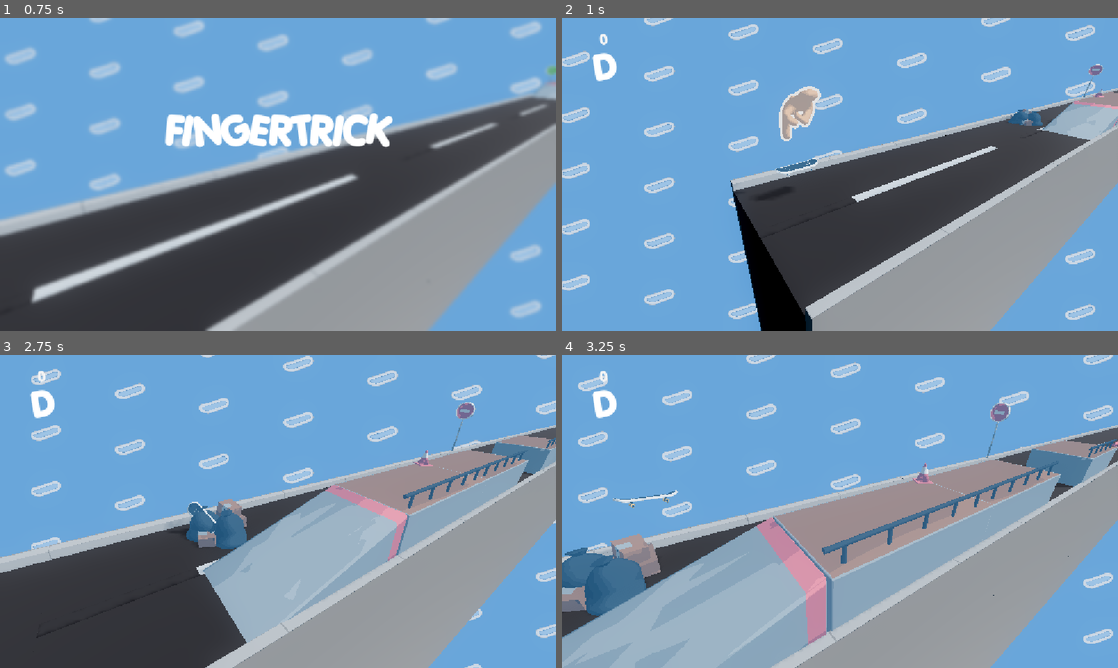
Above: before the commit, frames 1-4 (two rows, left to right).
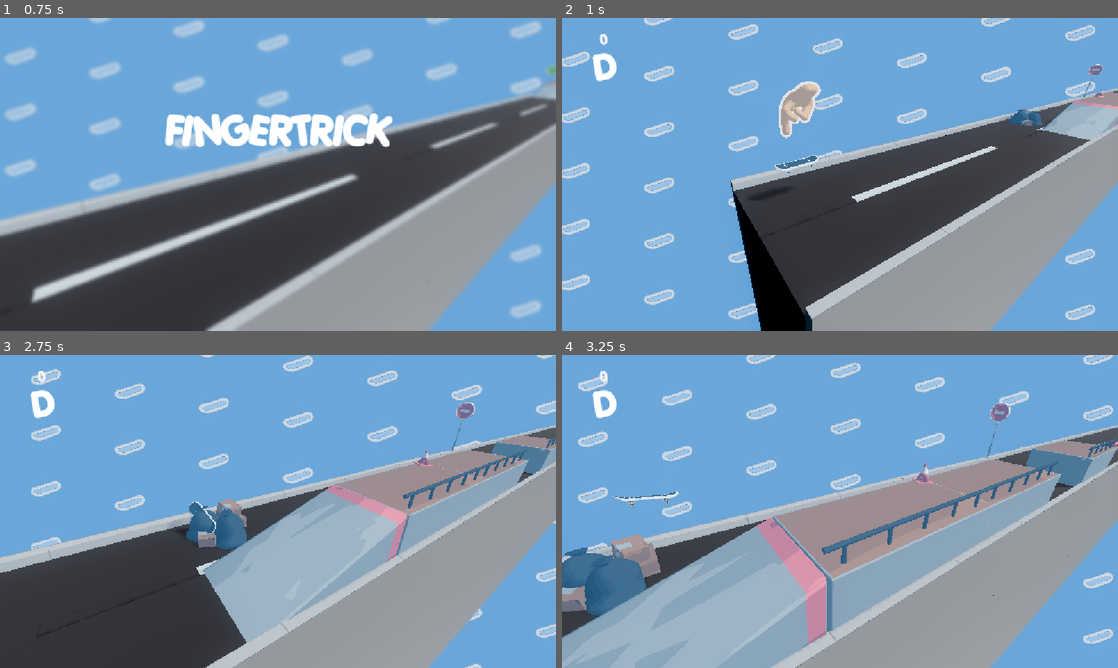
Above: after the commit, the same moments.

Repository: SlyZ1/ludum60
Game: Godot game, scene res://scenes/title.tscn
Same seed, same stepped clock (60 frames per second), same inputs: the game is played once before the commit and once after it. The engine's default icon, where the game draws it, is replaced by a stand-in: a white triangle on a blue panel in a dark square.
Inputs:
- Up to frame 1 (0.75 s): hold F (F) from 0.53 s (still down)
- Up to frame 2 (1 s): keep holding F (F); tap H (H) at 0.8 s
- Up to frame 3 (2.75 s): release F (F) at 1.28 s; tap H (H) at 1.35, 2.3 s; tap F (F) at 1.55 s; hold N (B) from 2.03 s (still down)
- Up to frame 4 (3.25 s): release N (B) at 2.78 s; tap F (F) at 2.85 s

Frame 1 is identical in both runs. In frame 2, 0.8% of the frame differs, in the area x 38-47%, y 20-51%; in frame 3, less than 0.1%; in frame 4, 0.1%.

Commit message:
Fixed input lag

Diff:
--- a/combo_graph.json
+++ b/combo_graph.json
@@ -5,13 +5,13 @@
 			"name" : "catch",
 			"input" : "FHybrv",
 			"duration" : 0.9,
-			"next" : ["kickflip_gauche", "kickflip_droite", "backflip", "helicopter"]
+			"next" : ["kickflip_gauche", "kickflip_droite", "backflip"]
 		},
 		{
 			"name" : "instable_saut",
 			"input" : "fhybrv",
 			"duration" : 0.9,
-			"next" : ["kickflip_gauche", "kickflip_droite", "backflip", "helicopter"]
+			"next" : ["kickflip_gauche", "kickflip_droite", "backflip"]
 		},
 		{
 			"name" : "tourne_gauche",
--- a/scenes/skate_prototype.tscn
+++ b/scenes/skate_prototype.tscn
@@ -46,19 +46,19 @@
 [sub_resource type="Resource" id="Resource_xffk5"]
 script = ExtResource("4_vfgxo")
 steps = Array[String](["kickflip_gauche", "mini_devant", "fake_kickflip_1", "mini_derriere", "fake_kickflip_2"])
-reward = 400
+reward = 595
 metadata/_custom_type_script = "uid://jkpmkae3y0n0"
 
 [sub_resource type="Resource" id="Resource_gt7vr"]
 script = ExtResource("4_vfgxo")
 steps = Array[String](["backflip", "diago_droite", "diago_gauche"])
-reward = 500
+reward = 700
 metadata/_custom_type_script = "uid://jkpmkae3y0n0"
 
 [sub_resource type="Resource" id="Resource_hc6xd"]
 script = ExtResource("4_vfgxo")
 steps = Array[String](["backflip", "diago_droite", "diago_gauche", "tourne_gauche"])
-reward = 600
+reward = 800
 metadata/_custom_type_script = "uid://jkpmkae3y0n0"
 
 [sub_resource type="Resource" id="Resource_g3l2w"]
@@ -118,13 +118,13 @@
 [sub_resource type="Resource" id="Resource_b0vpq"]
 script = ExtResource("4_vfgxo")
 steps = Array[String](["backflip", "grab", "wave", "tourne_gauche"])
-reward = 590
+reward = 520
 metadata/_custom_type_script = "uid://jkpmkae3y0n0"
 
 [sub_resource type="Resource" id="Resource_3bmp5"]
 script = ExtResource("4_vfgxo")
 steps = Array[String](["backflip", "diago_droite"])
-reward = 360
+reward = 560
 metadata/_custom_type_script = "uid://jkpmkae3y0n0"
 
 [sub_resource type="Resource" id="Resource_6fw6x"]
--- a/scripts/map_loader.gd
+++ b/scripts/map_loader.gd
@@ -185,7 +185,9 @@
 
 var la_jaajiniere := 0
 func _on_new_quest_timeout() -> void:
-	_current_quest = quests[la_jaajiniere]
+	_current_quest = quests.pick_random()
+	while _current_quest.reward > 100 and la_jaajiniere <= 1:
+		_current_quest = quests.pick_random()
 	print(_current_quest.reward)
 	for i in range(len(_current_quest.steps)):
 		var input : String = TrickManager._tricks.get_node(_current_quest.steps[i]).input
--- a/scripts/skate_orientation.gd
+++ b/scripts/skate_orientation.gd
@@ -101,7 +101,7 @@
 	velocity_front = 0
 
 func _integrate(dt: float) -> void:
-	var acc: float = -80 * dt
+	var acc: float = -50 * dt
 	if not grounded_back: velocity_back += acc
 	if not grounded_front: velocity_front += acc
 
--- a/scripts/trick_manager.gd
+++ b/scripts/trick_manager.gd
@@ -63,6 +63,8 @@
 func get_progression() -> float:
 	return ($TrickTiming.wait_time - $TrickTiming.time_left) / $TrickTiming.wait_time
 
+var time_since_different_input : float
+
 func _process(delta: float) -> void:
 	var decrease := (_tier * _tier * _tier * 0.3 + 1) * 100 * delta
 	_update_xp(0, max(0, decrease))
@@ -81,13 +83,17 @@
 		$InputLag.start()
 		print("GO !")
 
+	time_since_different_input += delta;
+
 	# Set input lag when changing inputs
 	if _last_input != input_string:
 		$InputLag.start()
+		time_since_different_input = 0.0
 	_last_input = input_string
 
+
 	# Applying input lag
-	if not (_started and $InputLag.is_stopped()):
+	if not (_started and time_since_different_input >= 0.032):
 		return
 
 	# If catching the skate
Not shown, changed: export_presets.cfg
Binary file added: splashscreen.png
Not shown, added: splashscreen.png.import
Not shown, removed: html_build.zip
Not shown, removed: html_build/index.html
Not shown, removed: ludum60.console.exe
Not shown, removed: ludum60.exe
Not shown, removed: ludum60.pck
